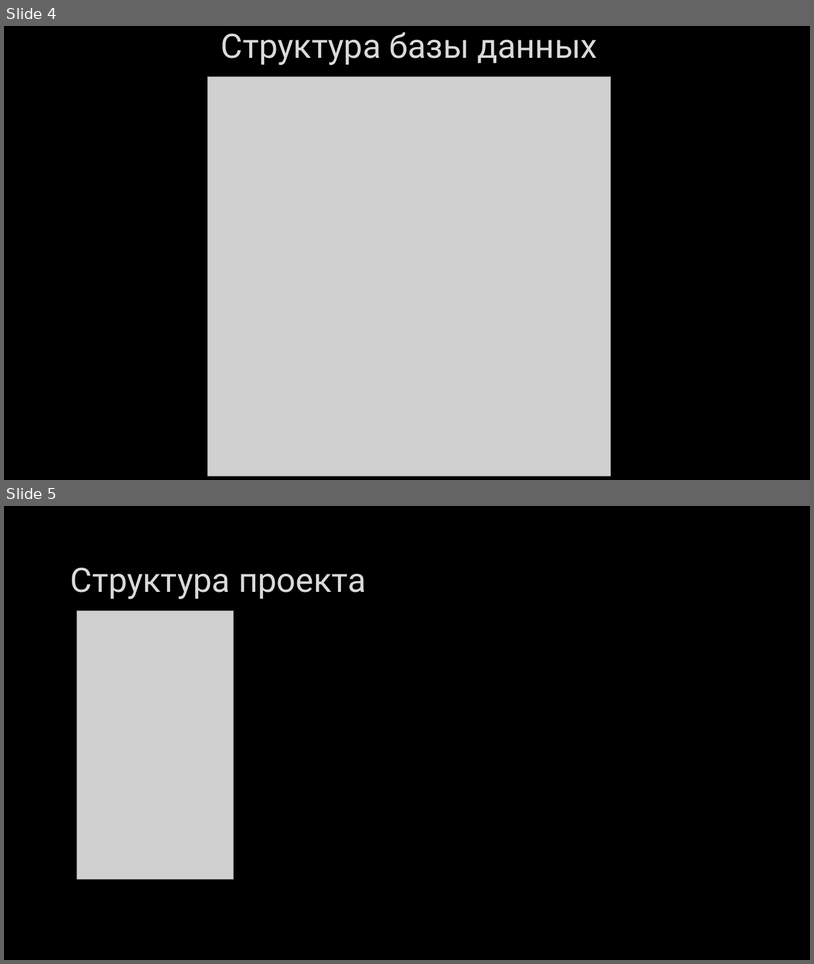
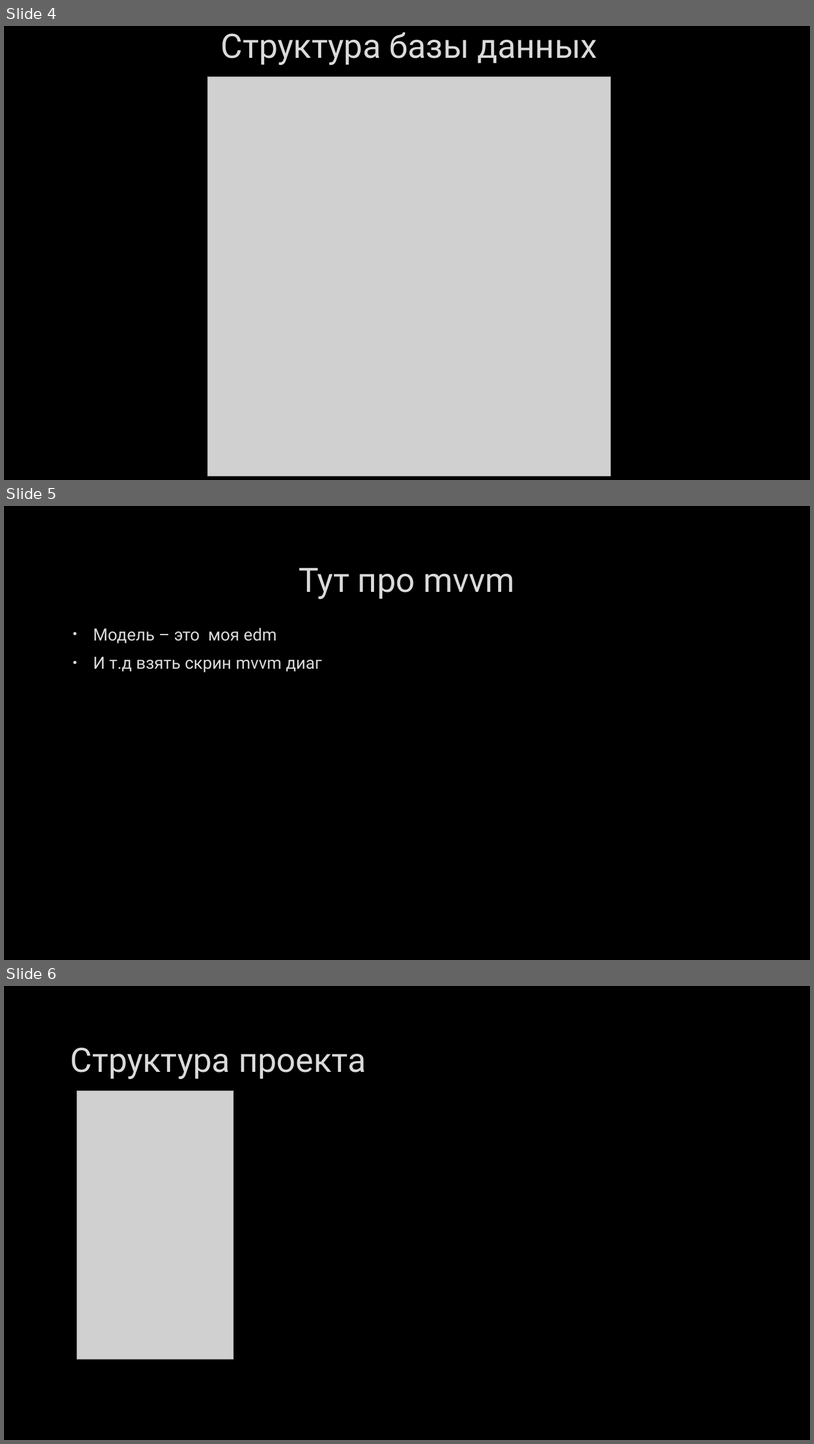
Before and after one commit to fermersky/Cource-Project, a slide deck: kys.pptx. Shown one above the other, each under a label of ours: slides 4 and 5 before the commit, slides 4, 5 and 6 after it. The pictures are 814x964 and 814x1444 pixels, drawn with LibreOffice and Linux fonts; fonts in the diff are those of the drawing; grey boxes stand for pictures; background and template pictures are left out. Boxes give left, top, right and bottom in pixels: in the first picture for what was removed or moved away, otherwise in the second. Text is boxed around its words. In the diff, an @@ line names an element or a change of style, - is before the commit and + after.

```diff
--- a/kys.pptx
+++ b/kys.pptx
@@ slide 5 added at box(4, 506, 810, 960), background picture (left out) @@
@@ title added at box(299, 568, 515, 599), 40 pt, text #DADADA @@
+Тут про mvvm
@@ text added at box(93, 628, 322, 672), 20 pt, text #DADADA @@
+• Модель – это моя edm
+• И т.д взять скрин mvvm диаг
@@ what was slide 5 is now slide 6 @@
```
Also in this commit, not shown: 1 slide changed, 1 other slide added, 20 other files.
